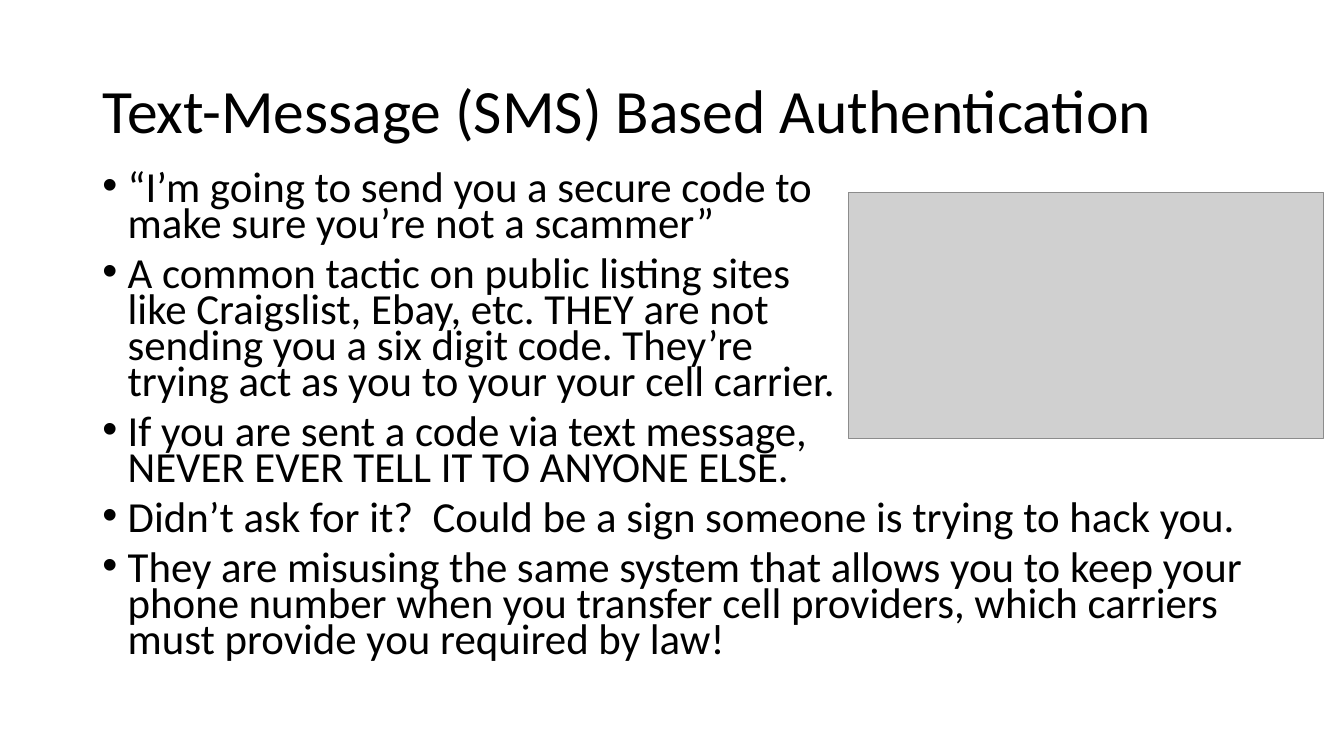
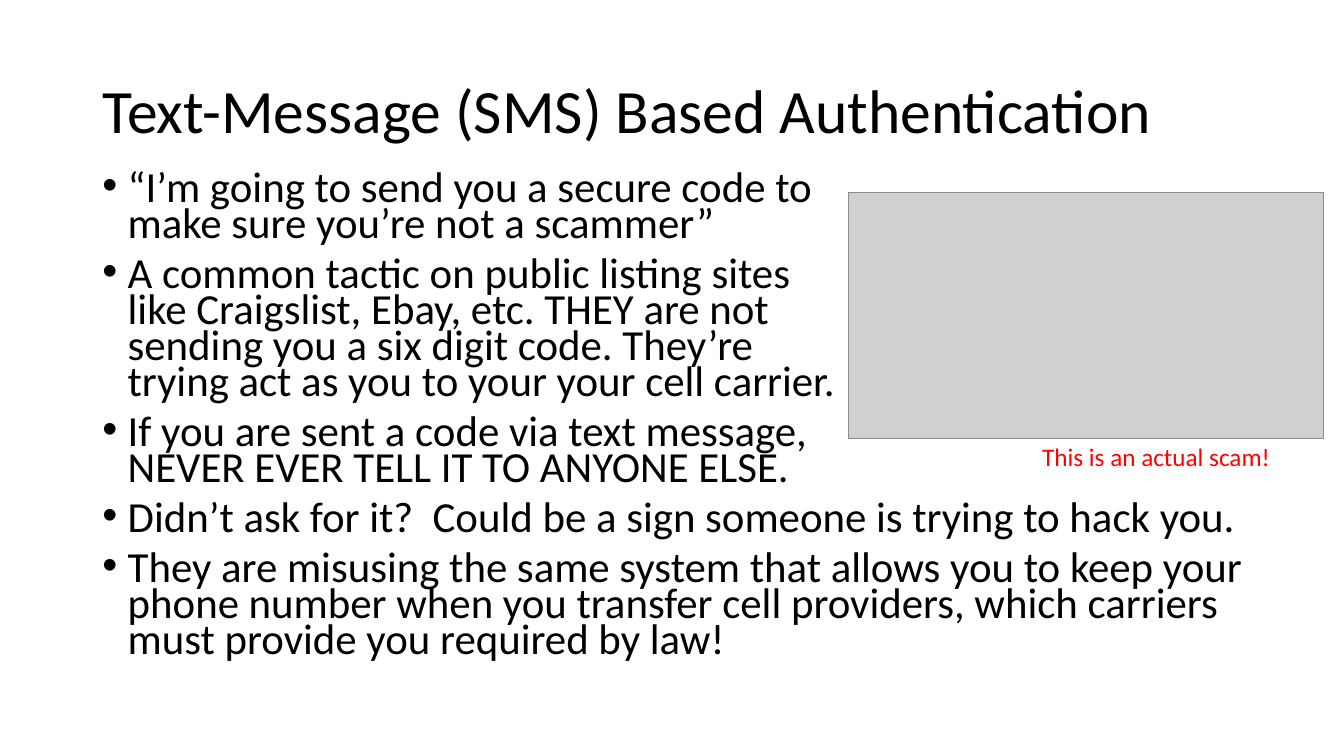
Before and after one commit to williamadba/Public-Presentations, a slide deck: slide 16 of Personal Practical Cybersecurity/Personal Practical Cybersecurity.pptx. Drawn at 1344x756 pixels with LibreOffice and Linux fonts; fonts in the diff are those of the drawing; grey boxes stand for pictures. Boxes give left, top, right and bottom in pixels: in the first picture for what was removed or moved away, otherwise in the second. Text is boxed around its words. In the diff, an @@ line names an element or a change of style, - is before the commit and + after.

```diff
--- a/Personal Practical Cybersecurity/Personal Practical Cybersecurity.pptx
+++ b/Personal Practical Cybersecurity/Personal Practical Cybersecurity.pptx
@@ text added at box(1042, 448, 1270, 467), 18 pt, text #FF0000 @@
+This is an actual scam!
```
Also in this commit, not shown: 18 other slides changed, 1 slide added, 1 slide removed.
